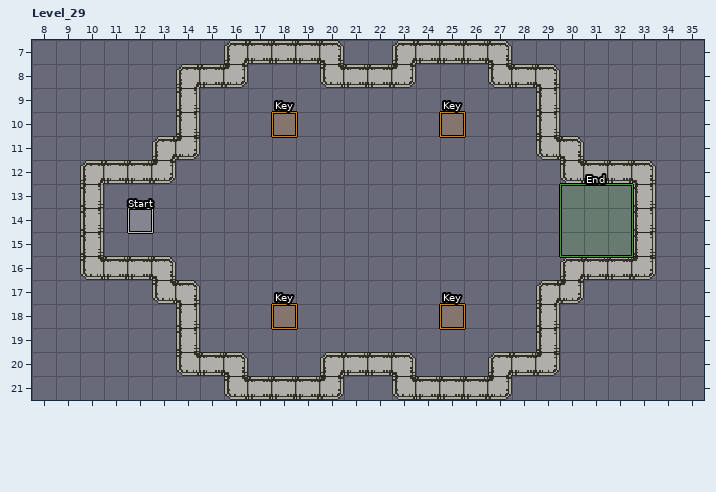
Two versions of a level (LDtk project, source/data/world.ldtk). Above: the version before the commit.
Cells are 16x16 px. Shown: Level_29 x 8..35, y 7..21. The commit also changed other parts of the map, which this record leaves out.
The same view after the edit:
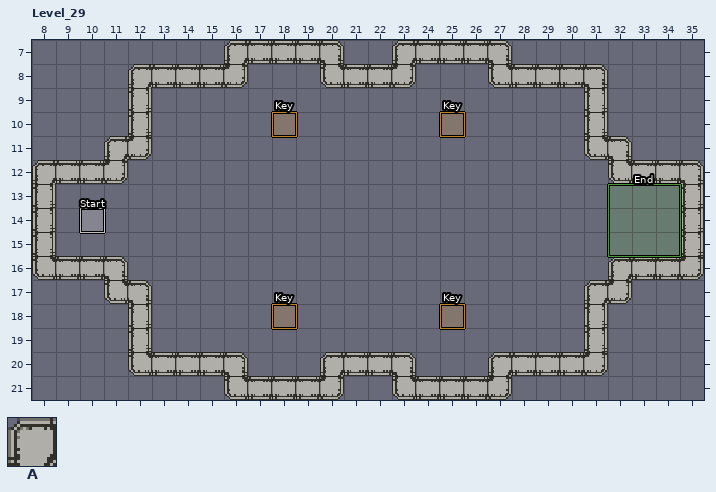
Key: from "Walls": A 1.
_ is an empty cell.
Objects are placed by their top-left corner, in cells (3,4 is the top-left corner of cell 3,4); size is 1x1 cell unless given.
Change:
Layer "Hazards":
Object "Start" rectangle at 12,14 becomes "Start" rectangle at 10,14.
Object "End" rectangle at 30,13 size 3x3 becomes "End" rectangle at 32,13 size 3x3.
Layer "Walls":
There is now tile A in row 8 at x 12 to 13 and 30 to 31; in rows 9 to 10 at x 12 and 31; in row 11 at x 11 to 12 and 31 to 32; in row 12 at x 8 to 9 and 34 to 35; in rows 13 to 15 at x 8 and 35; in row 16 at x 8 to 9 and 34 to 35.
There is now tile A in row 17 at x 11 to 12 and 31 to 32; in rows 18 to 19 at x 12 and 31; in row 20 at x 12 to 13 and 30 to 31.
Tile A is removed in rows 9 to 10 at x 14 and 29; in row 11 at x 13 to 14 and 29 to 30; in row 12 at x 12 to 13 and 30 to 31; in rows 13 to 15 at x 10 and 33; in row 16 at x 12 to 13 and 30 to 31; in row 17 at x 13 to 14 and 29 to 30.
Tile A is removed in rows 18 to 19 at x 14 and 29.
